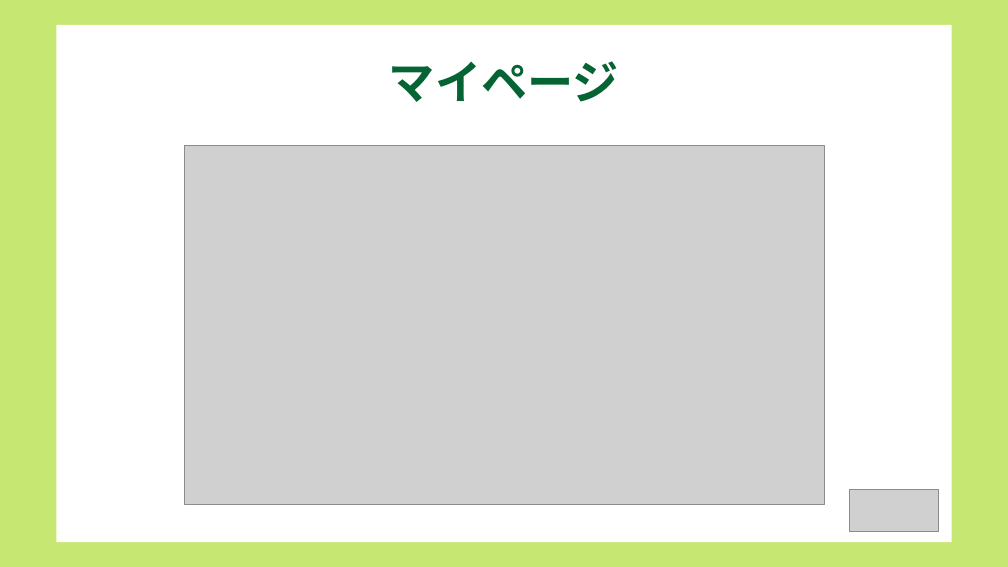
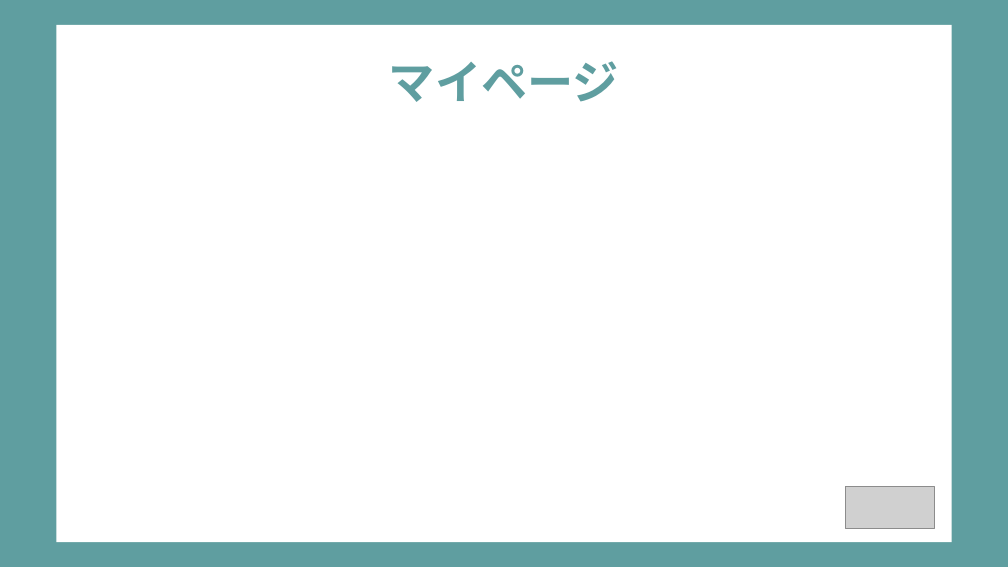
Before and after one commit to dojo2022/B-3, a slide deck: slide 7 of doc/B-3_配布資料/B3炙りえんがわ_成果発表会資料.pptx. Drawn at 1008x567 pixels with LibreOffice and Linux fonts; fonts in the diff are those of the drawing; grey boxes stand for pictures. Boxes give left, top, right and bottom in pixels: in the first picture for what was removed or moved away, otherwise in the second. Text is boxed around its words. In the diff, an @@ line names an element or a change of style, - is before the commit and + after.

```diff
--- a/doc/B-3_配布資料/B3炙りえんがわ_成果発表会資料.pptx
+++ b/doc/B-3_配布資料/B3炙りえんがわ_成果発表会資料.pptx
@@ background #C6E872 to #5F9EA0 @@
@@ title "マイページ" at (389, 61, 619, 102): text colour #056334 to #5F9EA0 @@
@@ picture removed at (184, 145, 823, 505) @@
@@ picture: place and size @@
-picture at (849, 489, 938, 531)
+picture at (845, 487, 935, 529)
```
Also in this commit, not shown: 19 other slides changed.
